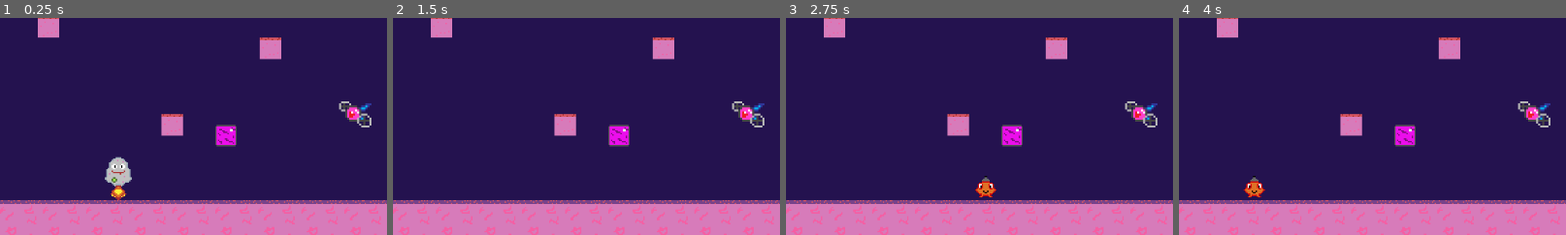
Above: before the commit, frames 1-4 (left to right).
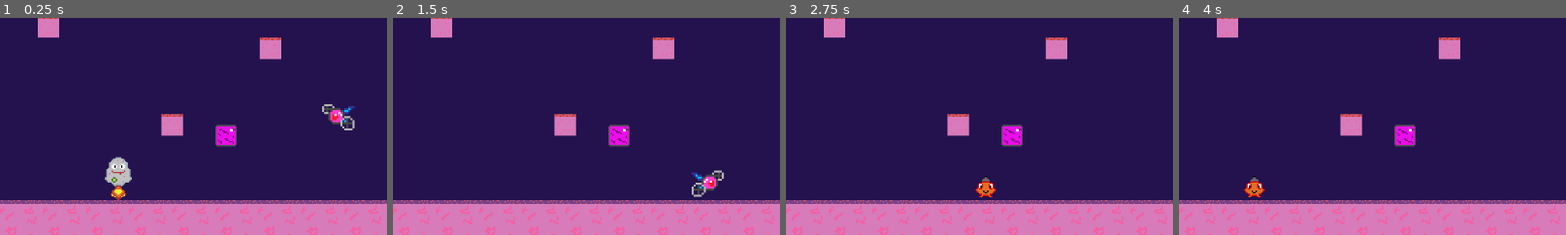
Above: after the commit, the same moments.

Repository: BigMouthInc/CS-IMGD4100GameJam
Game: Godot game, scene res://Scenes/main.tscn
The game is run twice, just before and just after one commit, with the same random seed, the same clock (stepped at 60 frames per second) and the same inputs.
Inputs:
- Up to frame 1 (0.25 s): no input
- Up to frame 2 (1.5 s): hold D (move_right) from 0.53 s (still down); tap S (teleport) at 0.6, 1.35 s; tap W (jump) at 0.77 s
- Up to frame 3 (2.75 s): tap W (jump) at 1.52 s; release D (move_right) at 2.03 s; hold A (move_left) from 2.03 s (still down); tap S (teleport) at 2.1 s
- Up to frame 4 (4 s): release A (move_left) at 2.78 s; hold D (move_right) from 2.78 s (still down); tap S (teleport) at 2.85, 3.6 s; tap W (jump) at 3.02, 3.77 s
The pictures show only the part of the screen within x 0-50%, y 50-100%; the shares and areas given below are measured in that part.

The runs differ from the first frame. In frame 1, 1.0% of the frame differs, in the area x 83-96%, y 38-52%; in frame 2, 1.1%, in the area x 77-96%, y 38-83%; in frame 3, 0.6%; in frame 4, 0.6%.

Commit message:
THE DEATH MOVES

Diff:
--- a/cs-imgd-4100-game-jam!/Scenes/drone.tscn
+++ b/cs-imgd-4100-game-jam!/Scenes/drone.tscn
@@ -1,5 +1,6 @@
-[gd_scene load_steps=6 format=3 uid="uid://chtxtshfw60f"]
+[gd_scene load_steps=7 format=3 uid="uid://chtxtshfw60f"]
 
+[ext_resource type="Script" uid="uid://bheldjba7egqf" path="res://Scripts/drone.gd" id="1_i3b1v"]
 [ext_resource type="Texture2D" uid="uid://ccff3xca3mcui" path="res://Assets/EnemyDrone.png" id="1_ws5iu"]
 [ext_resource type="PackedScene" uid="uid://df814xk4mi712" path="res://Scenes/death.tscn" id="2_o36xs"]
 
@@ -23,6 +24,7 @@
 height = 18.431814
 
 [node name="Drone" type="Node2D"]
+script = ExtResource("1_i3b1v")
 
 [node name="AnimatedSprite2D" type="AnimatedSprite2D" parent="."]
 sprite_frames = SubResource("SpriteFrames_i3b1v")
--- /dev/null
+++ b/cs-imgd-4100-game-jam!/Scripts/drone.gd
@@ -0,0 +1,11 @@
+extends Node2D
+
+const speed = 50
+@onready var sprite = $AnimatedSprite2D
+
+func _process(delta: float) -> void:
+	position = position.move_toward(GlobalVars.playerPos, speed * delta)
+	if global_position.x < GlobalVars.playerPos.x and not sprite.flip_h:
+		sprite.flip_h = true
+	elif global_position.x > GlobalVars.playerPos.x and sprite.flip_h:
+		sprite.flip_h = false
--- a/cs-imgd-4100-game-jam!/Scripts/global_vars.gd
+++ b/cs-imgd-4100-game-jam!/Scripts/global_vars.gd
@@ -2,3 +2,4 @@
 
 var current_score = 0
 var hScore = 0
+var playerPos
--- a/cs-imgd-4100-game-jam!/Scripts/player.gd
+++ b/cs-imgd-4100-game-jam!/Scripts/player.gd
@@ -26,3 +26,4 @@
 		velocity.x = move_toward(velocity.x, 0, SPEED)
 
 	move_and_slide()
+	GlobalVars.playerPos = $".".global_position
Not shown, added: cs-imgd-4100-game-jam!/Scripts/drone.gd.uid
